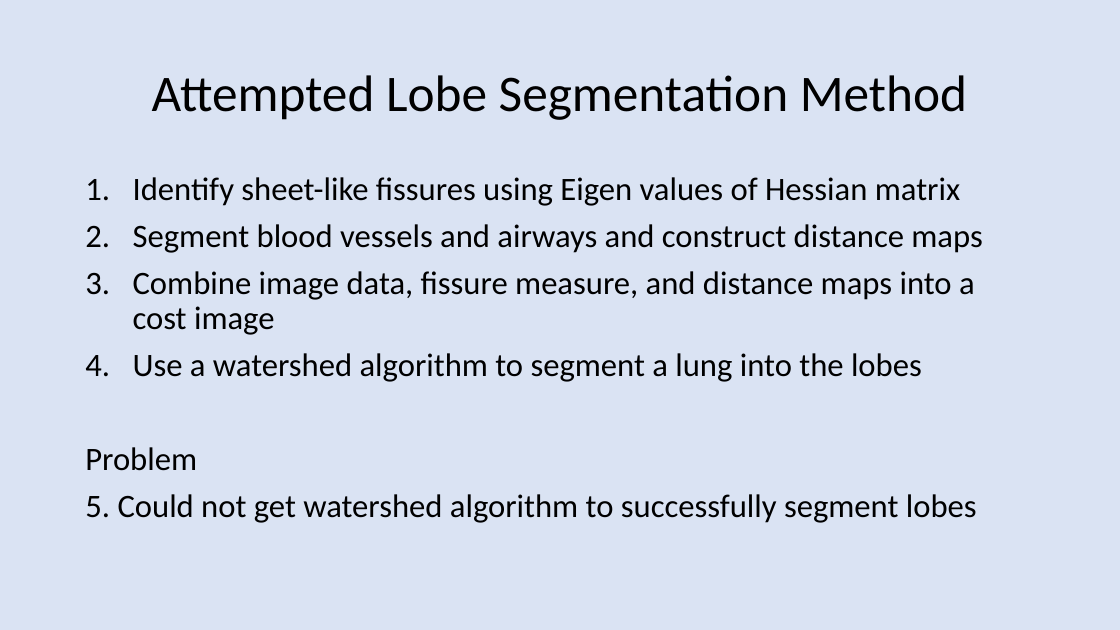
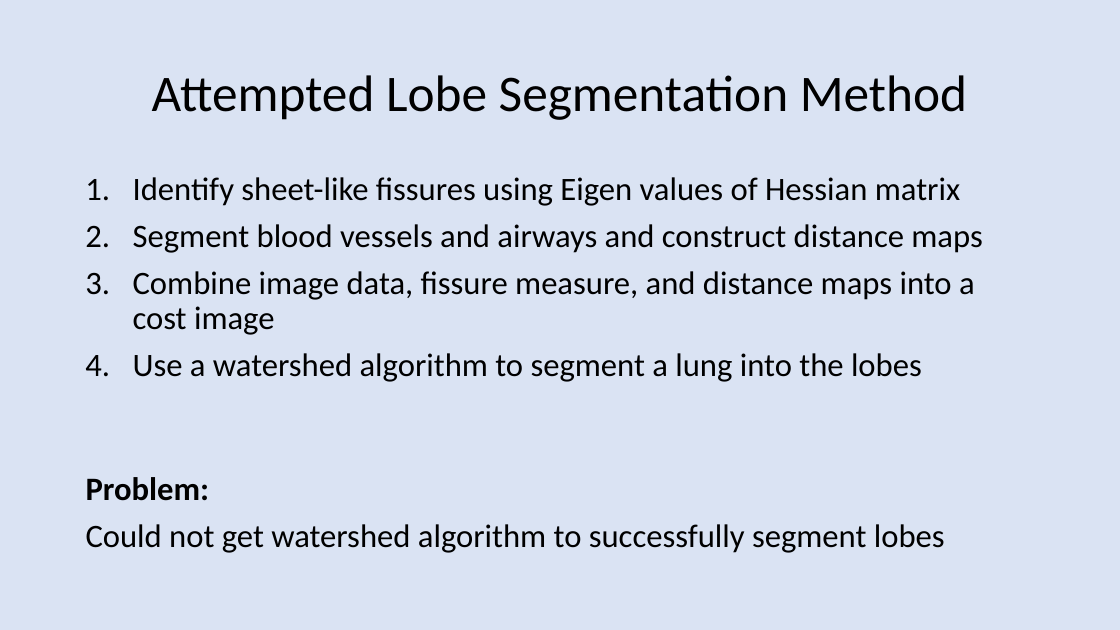
Before and after one commit to TerryGriffin/COMP.5230Project, a slide deck: slide 12 of docsrc/Presentation.pptx. Drawn at 1120x630 pixels with LibreOffice and Linux fonts; fonts in the diff are those of the drawing. Boxes give left, top, right and bottom in pixels: in the first picture for what was removed or moved away, otherwise in the second. Text is boxed around its words. In the diff, an @@ line names an element or a change of style, - is before the commit and + after.

```diff
--- a/docsrc/Presentation.pptx
+++ b/docsrc/Presentation.pptx
@@ text at bbox=[85, 447, 977, 523]: paragraphs removed @@
-Problem
-5. Could not get watershed algorithm to successfully segment lobes
@@ text added at bbox=[86, 477, 945, 553], 28 pt, text #000000 @@
+Problem:
+Could not get watershed algorithm to successfully segment lobes
```
Also in this commit, not shown: 1 other slide changed, 7 other files.
